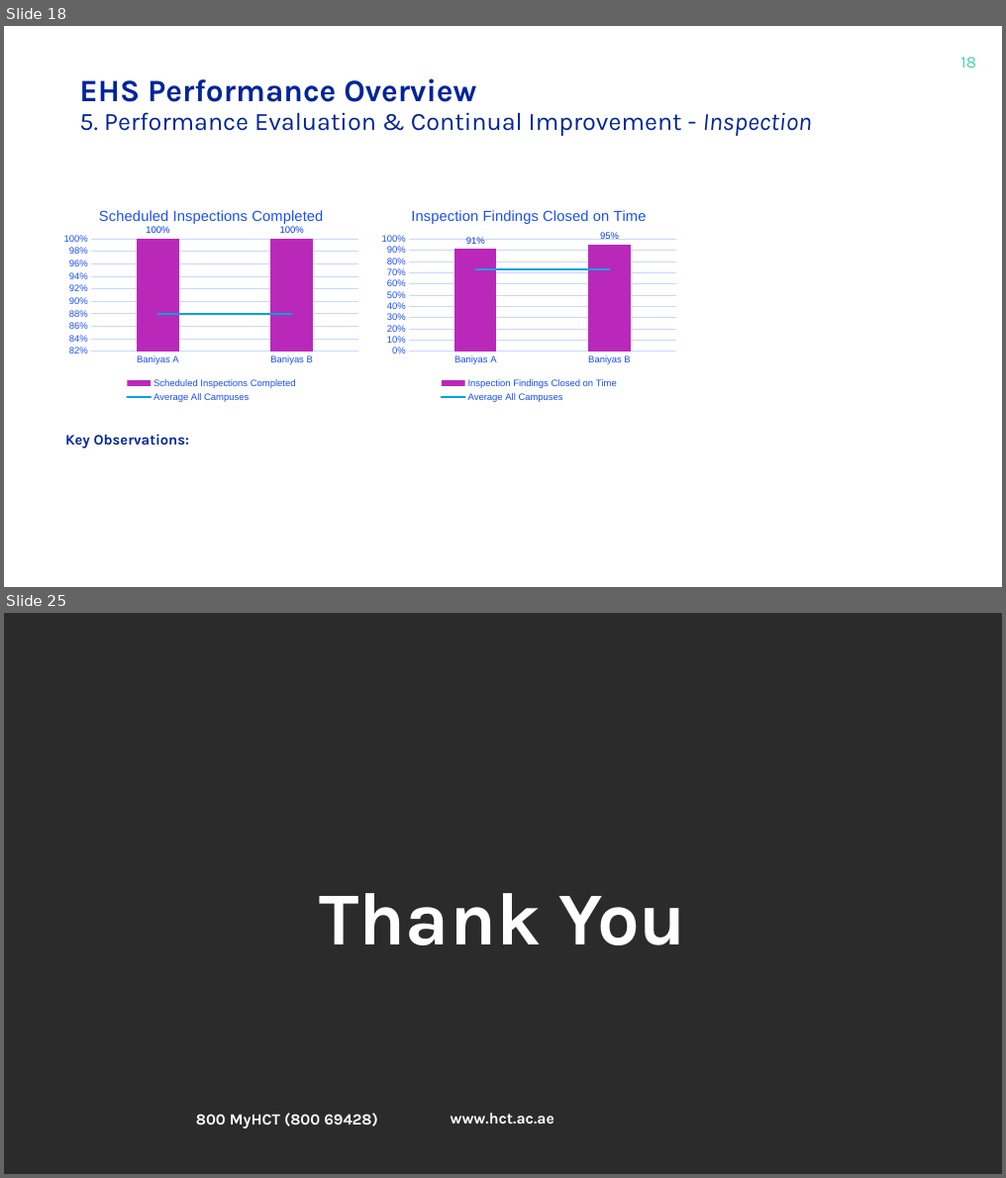
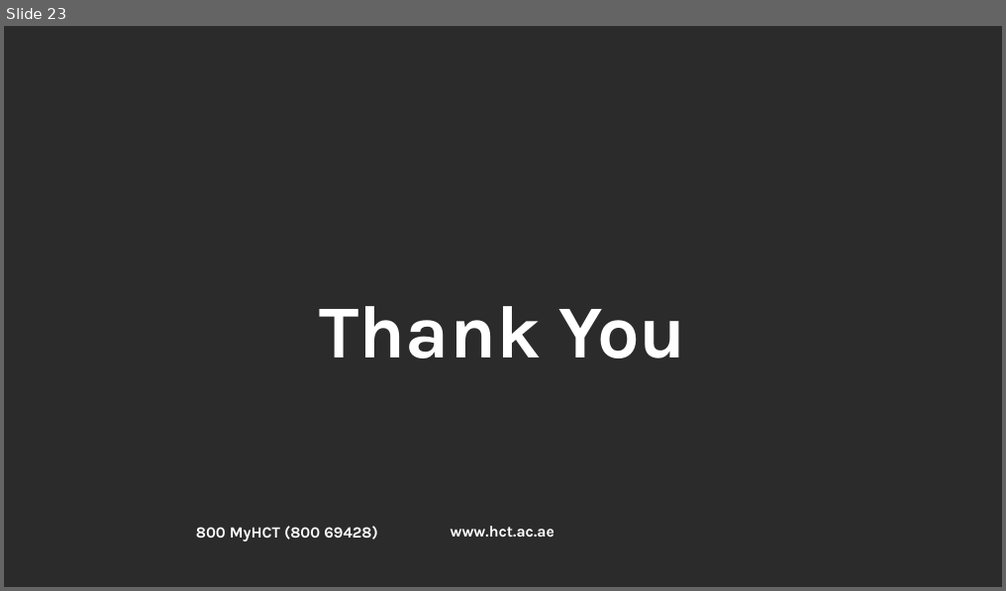
Before and after one commit to josephsismart/hct-cohs-ehs-kpi, a slide deck: templates/template.pptx. Shown one above the other, each under a label of ours: slides 18 and 25 before the commit, slide 23 after it; the slides between them are not shown. The pictures are 1006x1178 and 1006x591 pixels, drawn with LibreOffice and Linux fonts; fonts in the diff are those of the drawing; background and template pictures are left out; a plain dark background stands for a picture behind light text. Boxes give left, top, right and bottom in pixels: in the first picture for what was removed or moved away, otherwise in the second. Text is boxed around its words. In the diff, an @@ line names an element or a change of style, - is before the commit and + after.

Commit message:
Replace template.pptx with Rev 4 (23 slides, 17 charts)

```diff
--- a/templates/template.pptx
+++ b/templates/template.pptx
@@ slide 18 removed at box(4, 26, 1002, 587), background #FFFFFF @@
@@ text removed at box(79, 78, 812, 136) @@
-EHS Performance Overview
-5. Performance Evaluation & Continual Improvement - Inspection
@@ page number removed at box(960, 57, 976, 68) @@
-18
@@ column chart removed at box(57, 196, 364, 405) @@
-title "Scheduled Inspections Completed "
-categories: Baniyas A, Baniyas B
-Scheduled Inspections Completed: 1, 1
-Average All Campuses: 0.88, 0.88
@@ column chart removed at box(375, 196, 682, 405) @@
-title "Inspection Findings Closed on Time "
-categories: Baniyas A, Baniyas B
-Inspection Findings Closed on Time: 0.91, 0.95
-Average All Campuses: 0.73, 0.73
@@ text removed at box(65, 434, 190, 449) @@
-Key Observations:
@@ what was slide 25 is now slide 23 @@
```
Also in this commit, not shown: 10 slides changed, 12 slides added, 13 other slides removed.
